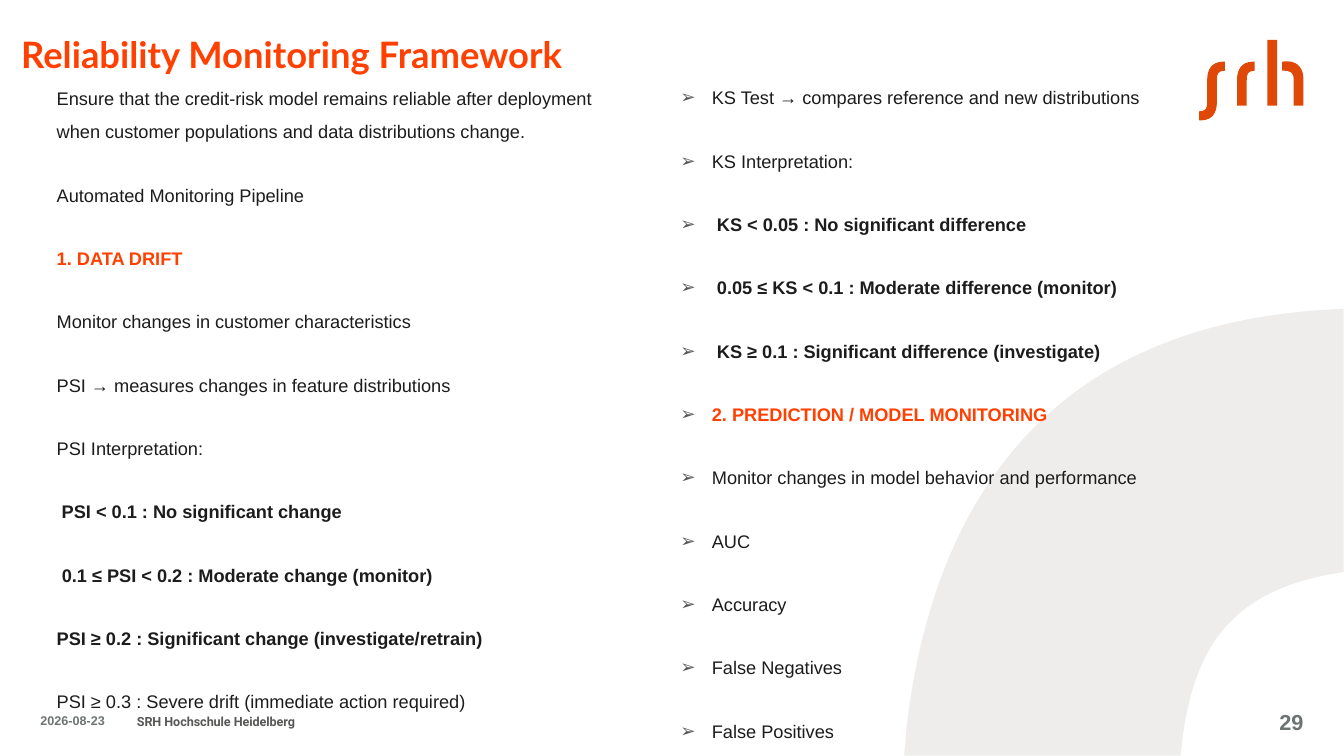
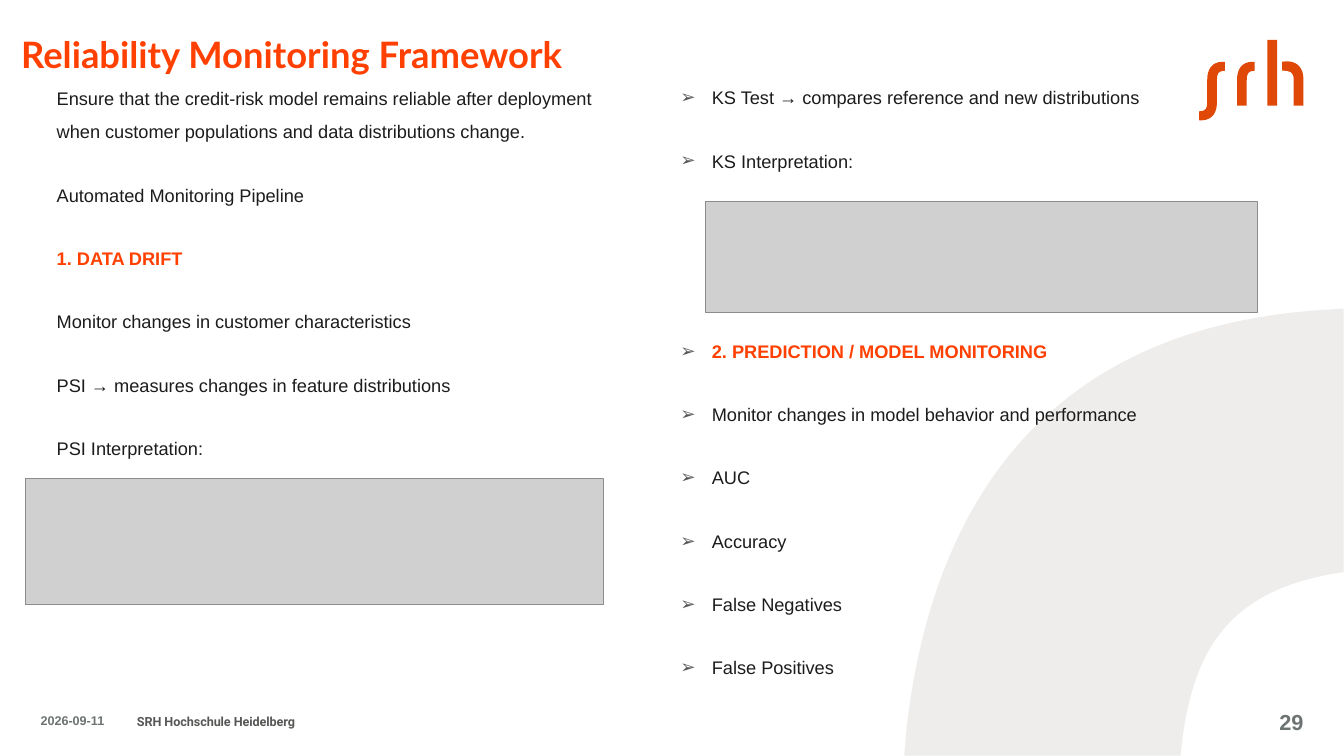
Before and after one commit to aminfeli/Thesis, a slide deck: slide 29 of 7-Presentation/presentation.pptx. Drawn at 1344x756 pixels with LibreOffice and Linux fonts; fonts in the diff are those of the drawing; grey boxes stand for pictures. Boxes give left, top, right and bottom in pixels: in the first picture for what was removed or moved away, otherwise in the second. Text is boxed around its words. In the diff, an @@ line names an element or a change of style, - is before the commit and + after.

```diff
--- a/7-Presentation/presentation.pptx
+++ b/7-Presentation/presentation.pptx
@@ picture added at bbox=[706, 202, 1258, 313] @@
@@ text at bbox=[717, 217, 1117, 362]: paragraphs removed @@
-➢ KS < 0.05 : No significant difference
-➢ 0.05 ≤ KS < 0.1 : Moderate difference (monitor)
-➢ KS ≥ 0.1 : Significant difference (investigate)
@@ freeform shape at bbox=[904, 309, 1344, 755]: outline redrawn @@
@@ picture added at bbox=[25, 479, 604, 605] @@
@@ text at bbox=[57, 504, 482, 712]: paragraphs removed @@
-PSI < 0.1 : No significant change
-0.1 ≤ PSI < 0.2 : Moderate change (monitor)
-PSI ≥ 0.2 : Significant change (investigate/retrain)
-PSI ≥ 0.3 : Severe drift (immediate action required)
@@ text at bbox=[41, 716, 105, 725]: text changed @@
-2026-08-23
+2026-09-11
```
Also in this commit, not shown: 33 other slides changed, 2 other files.
